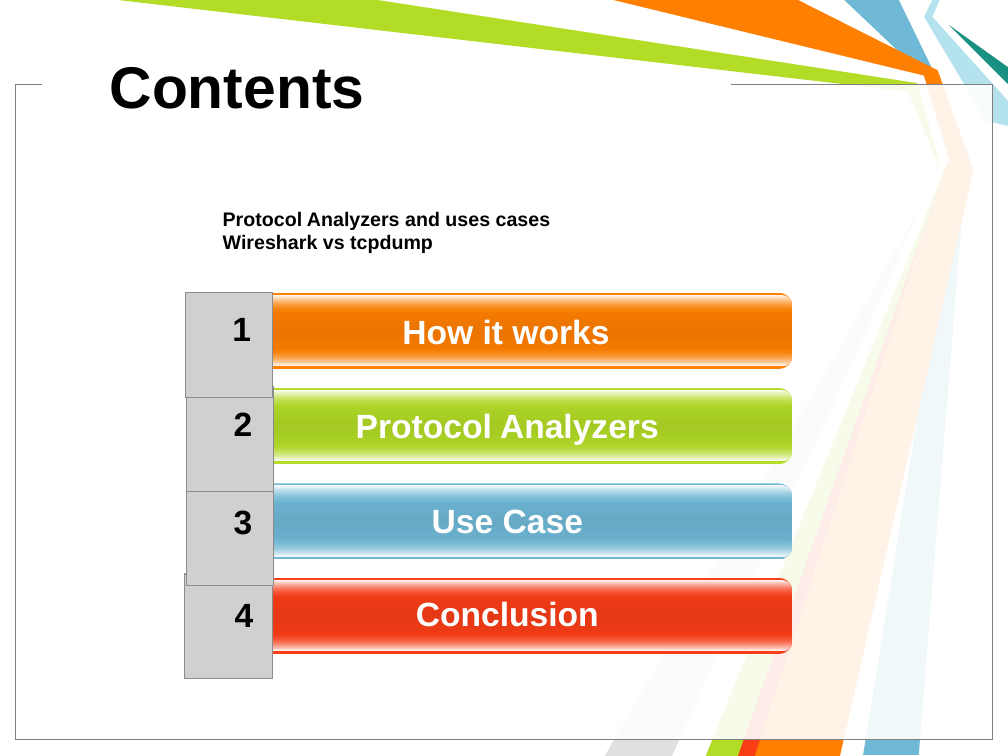
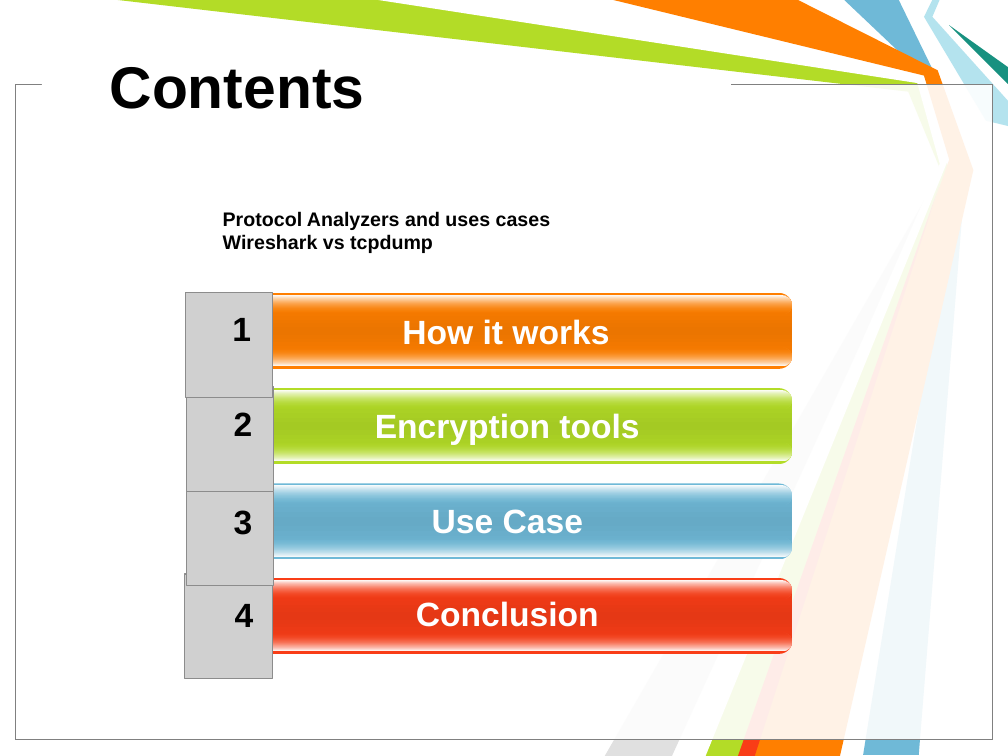
Before and after one commit to michailmarkou1995/BSc-Computer-Science-Projects, a slide deck: slide 2 of COMPUTER AND NETWORK SECURITY (CN6003)/Encryption_Tools_Presentation.pptx. Drawn at 1008x756 pixels with LibreOffice and Linux fonts; fonts in the diff are those of the drawing; grey boxes stand for pictures; background and template pictures are left out. Boxes give left, top, right and bottom in pixels: in the first picture for what was removed or moved away, otherwise in the second. Text is boxed around its words. In the diff, an @@ line names an element or a change of style, - is before the commit and + after.

```diff
--- a/COMPUTER AND NETWORK SECURITY (CN6003)/Encryption_Tools_Presentation.pptx
+++ b/COMPUTER AND NETWORK SECURITY (CN6003)/Encryption_Tools_Presentation.pptx
@@ text at (375,413,639,445): text changed @@
-Protocol Analyzers
+Encryption tools
```
Also in this commit, not shown: 2 other slides changed, 1 slide added, 1 other file.
